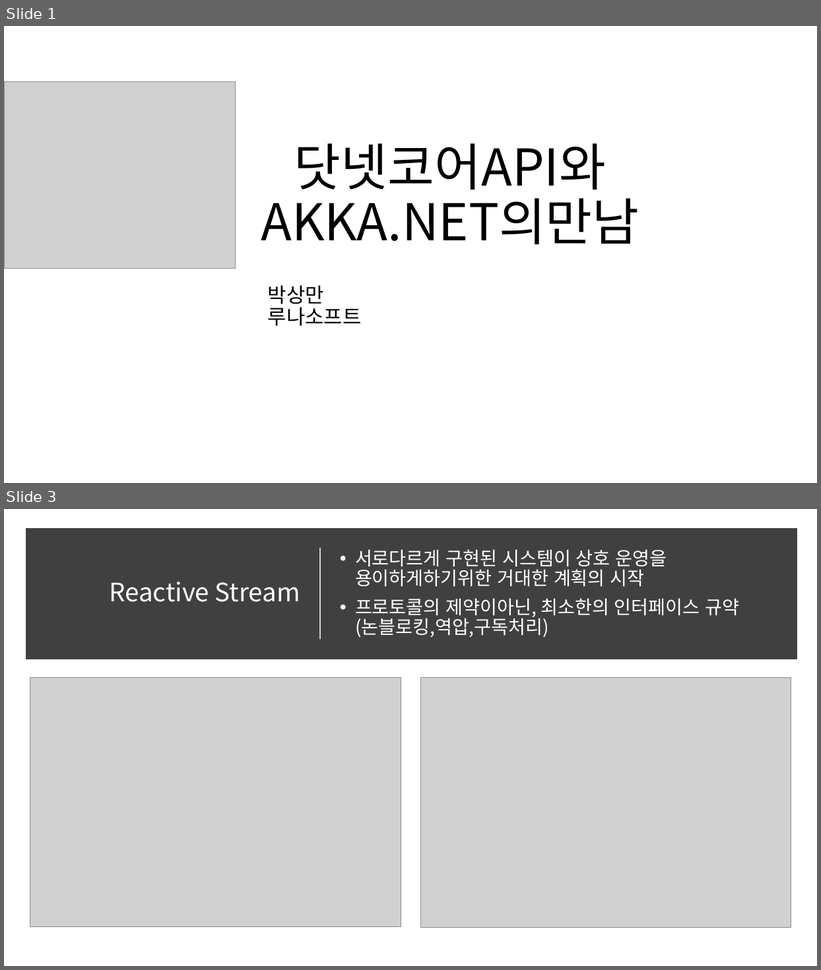
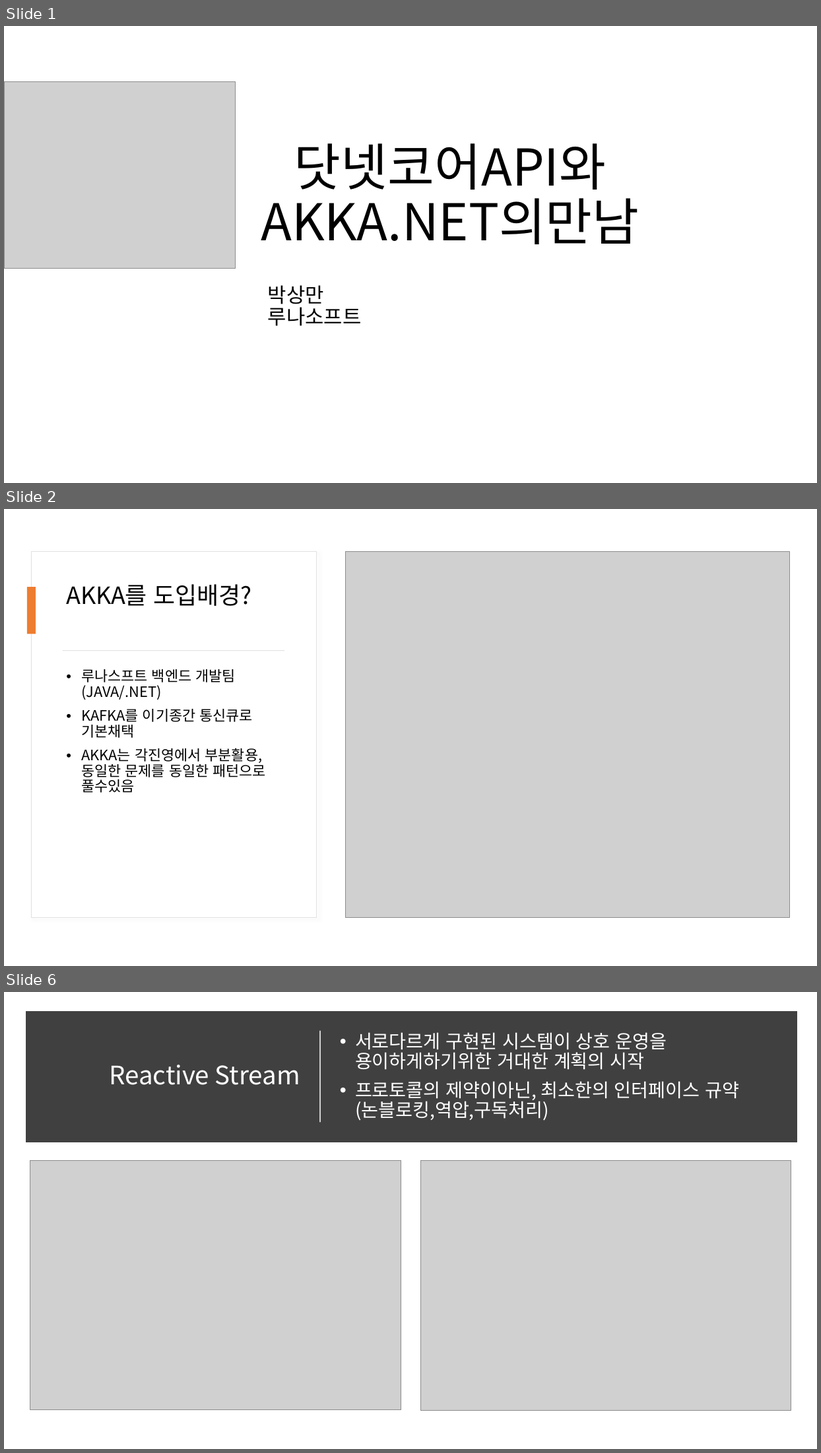
Before and after one commit to psmon/AkkaDotModule, a slide deck: Doc/DotCoreApiWithAkka.pptx. Shown one above the other, each under a label of ours: slides 1 and 3 before the commit, slides 1, 2 and 6 after it; the slides between them are not shown. The pictures are 821x970 and 821x1453 pixels, drawn with LibreOffice and Linux fonts; fonts in the diff are those of the drawing; grey boxes stand for pictures. Boxes give left, top, right and bottom in pixels: in the first picture for what was removed or moved away, otherwise in the second. Text is boxed around its words. In the diff, an @@ line names an element or a change of style, - is before the commit and + after.

```diff
--- a/Doc/DotCoreApiWithAkka.pptx
+++ b/Doc/DotCoreApiWithAkka.pptx
@@ slide 2 added at [4, 509, 817, 966], background #FFFFFF @@
@@ rectangle added at [32, 551, 317, 918], fill #FFFFFF, outline #E1E1E1 0.75 pt @@
@@ picture added at [346, 551, 789, 918] @@
@@ rectangle added at [27, 587, 36, 634], fill #ED7D31 @@
@@ title added at [66, 584, 252, 606], 28 pt, text #000000 @@
+AKKA를 도입배경?
@@ rectangle added at [63, 650, 284, 651], fill #D5D5D5 @@
@@ text added at [81, 669, 266, 793], 17 pt, text #000000 @@
+• 루나스프트 백엔드 개발팀(JAVA/.NET)
+• KAFKA를 이기종간 통신큐로 기본채택
+• AKKA는 각진영에서 부분활용,동일한 문제를 동일한 패턴으로 풀수있음
@@ what was slide 3 is now slide 6 @@
```
Also in this commit, not shown: 5 slides changed, 10 other slides added, 6 slides removed.
